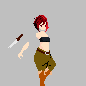
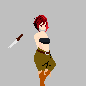
Two versions of the same layered image (w=86, h=86). Layer-by-layer changes:
renamed "braço frente" to "antebraço frente", painted on it over [18, 34, 52, 77]
painted on "crop" over [18, 34, 52, 77]
